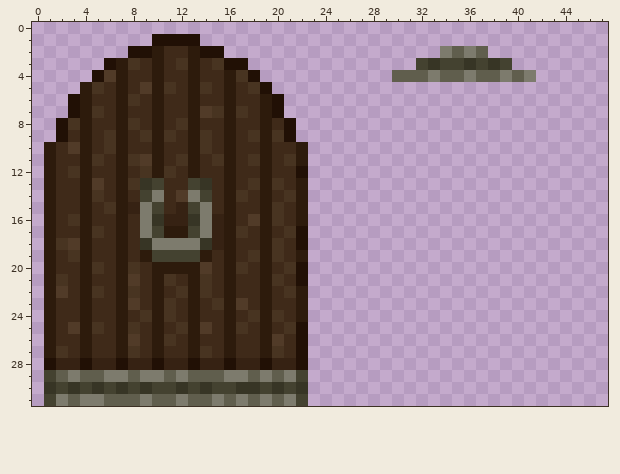
One commit to this pixel-art sprite: media/door.png. The first picture shows the starting point.
The file is 48x32 pixels. Colours within 5 levels of each other are drawn and written as one.
The same view after the edit:
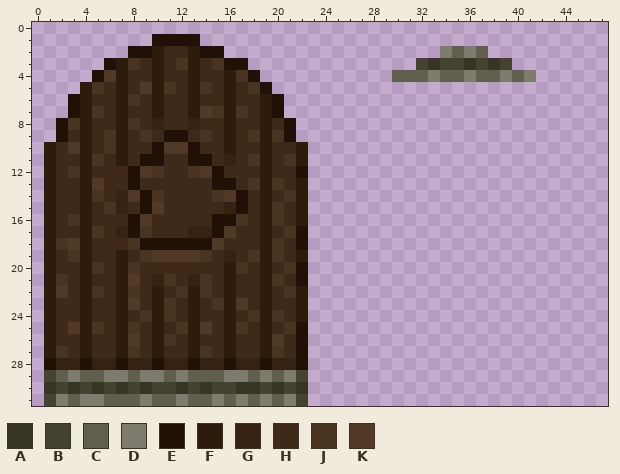
Palette (. is transparent): A #373525  B #444230  C #605e4d  D #7d7b6d  E #211005  F #2d1b0c  G #362213  H #3f2a19  J #483421  K #513b28
From old to new:
The author changed colour A to colour E in row 18 at x 9 and 14.
The author changed colour B to colour E in row 14 at x 9.
The author changed colour D to colour E in row 15 at x 9; in row 18 at x 10 to 13.
The author changed colour F to colour E in rows 10 to 11 at x 10 and 13; in row 13 at x 16; in row 16 at x 16.
The author changed colour G to colour E in rows 16 to 17 at x 15.
The author changed colour H to colour E in row 9 at x 12; in row 11 at x 14; in row 12 at x 8 and 15; in row 13 at x 15; in row 15 at x 17; in rows 16 to 17 at x 8.
The author changed colour J to colour E in row 9 at x 11; in row 13 at x 8; in row 14 at x 17.
The author changed colour K to colour E in row 11 at x 9.
The author changed colour B to colour G in row 17 at x 13.
The author changed colour D to colour G in row 17 at x 14.
The author changed colour F to colour G in row 8 at x 10 and 13; in row 11 at x 16; in row 14 at x 7; in row 15 at x 7 and 16; in row 17 at x 7; in row 19 at x 16.
The author changed colour F to colour G in row 21 at x 10 and 13.
The author changed colour A to colour H in row 13 at x 9 and 14; in row 16 at x 10 and 13.
The author changed colour B to colour H in row 13 at x 10 and 13; in row 14 at x 14; in row 15 at x 13; in row 17 at x 10.
The author changed colour D to colour H in row 14 at x 13; in rows 15 to 16 at x 14.
The author changed colour F to colour H in row 9 at x 10 and 13; in row 12 at x 7 and 16; in row 13 at x 7; in row 16 at x 7; in row 17 at x 11 to 12; in row 18 at x 7 and 16.
The author changed colour F to colour H in row 20 at x 10 to 13.
The author changed colour G to colour H in row 15 at x 8 and 12; in row 16 at x 11 to 12.
The author changed colour J to colour H in row 8 at x 12; in row 10 at x 14; in row 11 at x 8, 12 and 15; in row 12 at x 11; in row 17 at x 17.
The author changed colour K to colour H in row 14 at x 12; in row 16 at x 18; in row 20 at x 14.
The author changed colour D to colour J in row 14 at x 10; in row 17 at x 9.
The author changed colour F to colour J in row 12 at x 10 and 13; in row 19 at x 9 and 14.
The author changed colour H to colour J in row 14 at x 15; in row 16 at x 17; in row 18 at x 8.
The author changed colour B to colour K in row 15 at x 10; in row 19 at x 10 to 13.
The author changed colour D to colour K in row 16 at x 9.
The author changed colour F to colour K in row 14 at x 16; in row 17 at x 16.
The author changed colour G to colour K in row 18 at x 15.
The author changed colour H to colour K in row 10 at x 11 to 12; in row 12 at x 14; in row 14 at x 8.
The author changed colour J to colour K in row 12 at x 9.
Boxes around the changes in both pictures, in picture pixels (x1, y1, x2, y2):
changed: (116, 118, 260, 286)
